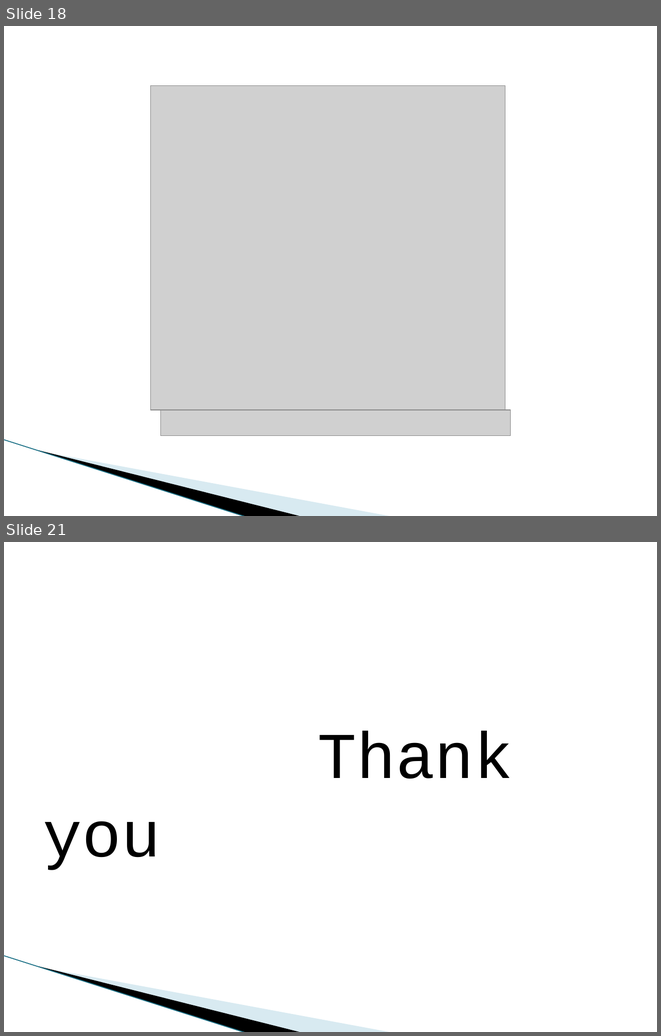
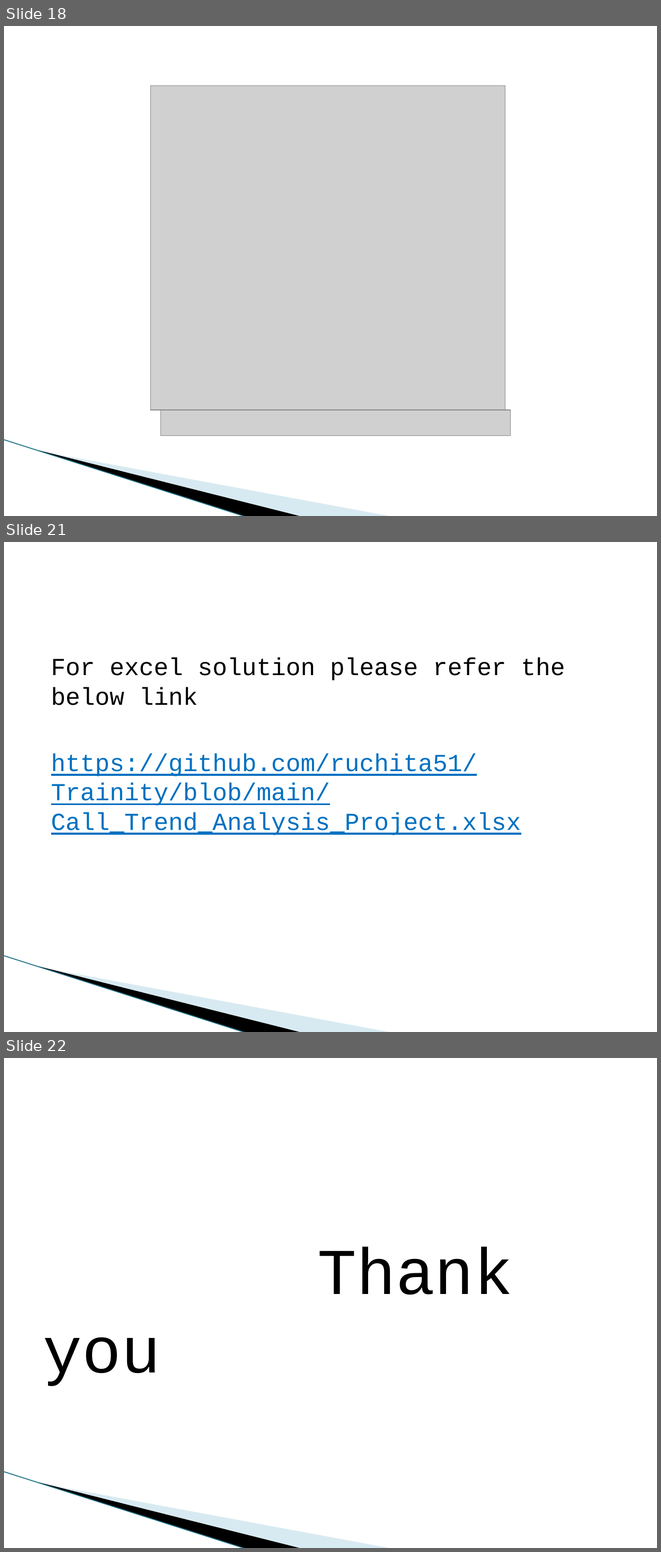
Before and after one commit to ruchita51/Trainity, a slide deck: ABC_call_analysis.pptx. Shown one above the other, each under a label of ours: slides 18 and 21 before the commit, slides 18, 21 and 22 after it; the slides between them are not shown. The pictures are 661x1036 and 661x1552 pixels, drawn with LibreOffice and Linux fonts; fonts in the diff are those of the drawing; grey boxes stand for pictures; background and template pictures are left out. Boxes give left, top, right and bottom in pixels: in the first picture for what was removed or moved away, otherwise in the second. Text is boxed around its words. In the diff, an @@ line names an element or a change of style, - is before the commit and + after.

```diff
--- a/ABC_call_analysis.pptx
+++ b/ABC_call_analysis.pptx
@@ slide 21 added at (4, 542, 657, 1032), background #FFFFFF; not listed: 3 template elements that a slide beside it also shows @@
@@ text added at (51, 658, 565, 835), 27 pt, text #0070C0, underline @@
+For excel solution please refer the below link
+https://github.com/ruchita51/Trainity/blob/main/Call_Trend_Analysis_Project.xlsx
@@ what was slide 21 is now slide 22 @@
```
Also in this commit, not shown: 1 slide changed, 4 other slides added, 4 slides removed.
